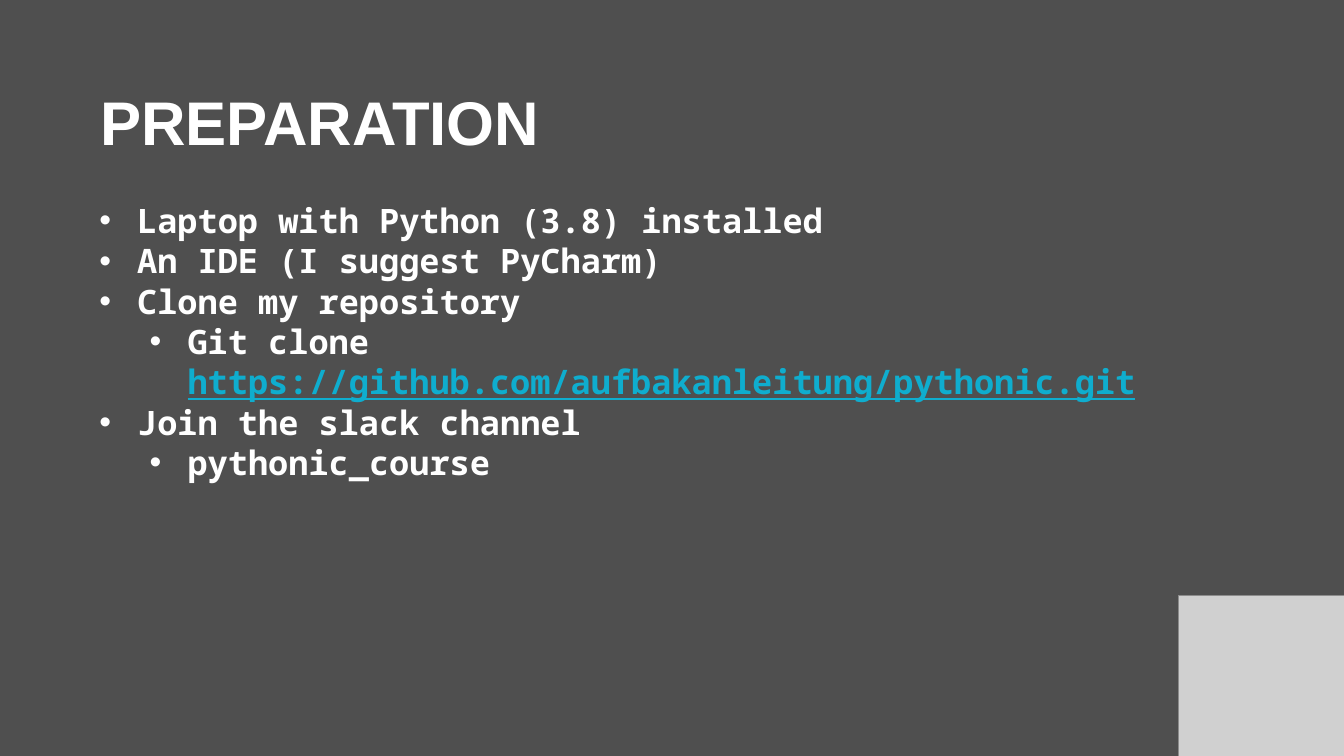
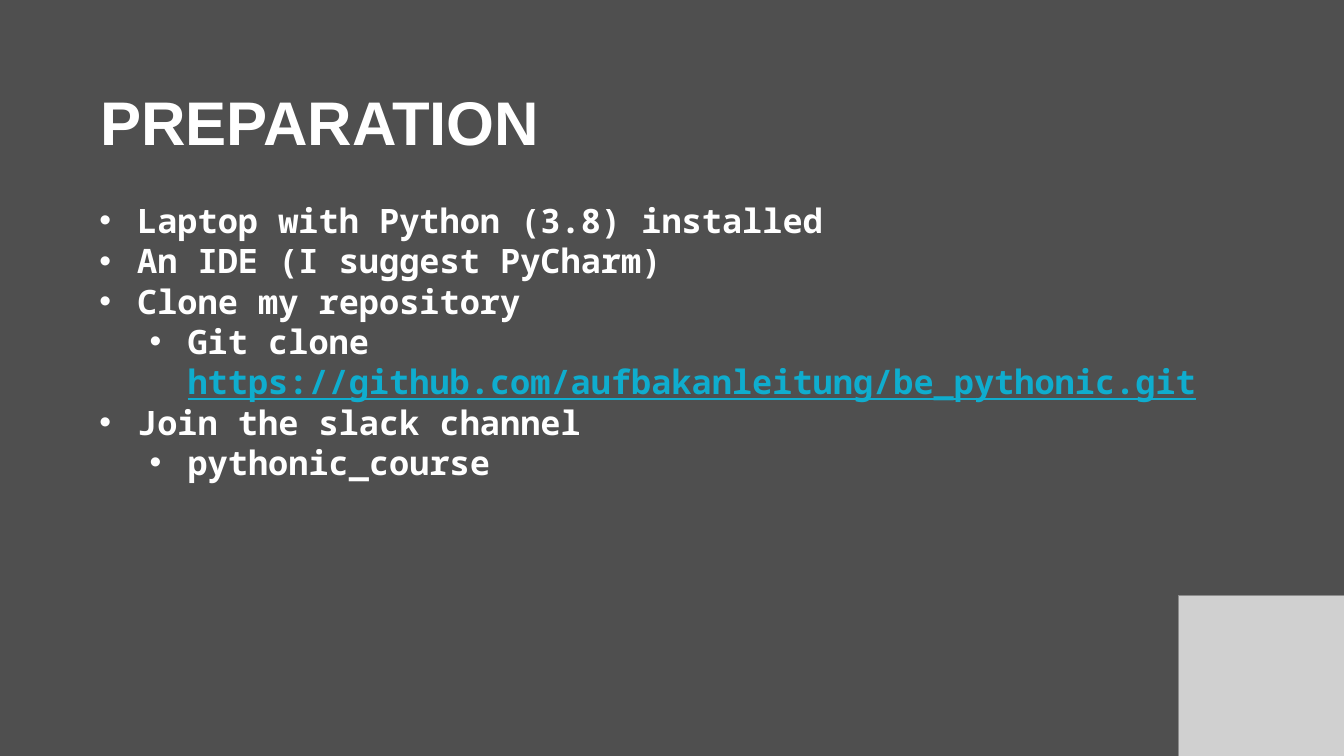
Before and after one commit to sfdehaes/be_pythonic, a slide deck: slide 2 of presentation_Pythonic.pptx. Drawn at 1344x756 pixels with LibreOffice and Linux fonts; fonts in the diff are those of the drawing; grey boxes stand for pictures. Boxes give left, top, right and bottom in pixels: in the first picture for what was removed or moved away, otherwise in the second. Text is boxed around its words. In the diff, an @@ line names an element or a change of style, - is before the commit and + after.

```diff
--- a/presentation_Pythonic.pptx
+++ b/presentation_Pythonic.pptx
@@ text at [188, 328, 1196, 402]: text changed @@
-  • Git clone https://github.com/aufbakanleitung/pythonic.git
+  • Git clone https://github.com/aufbakanleitung/be_pythonic.git
```
Also in this commit, not shown: 4 other slides changed, 2 other files.
